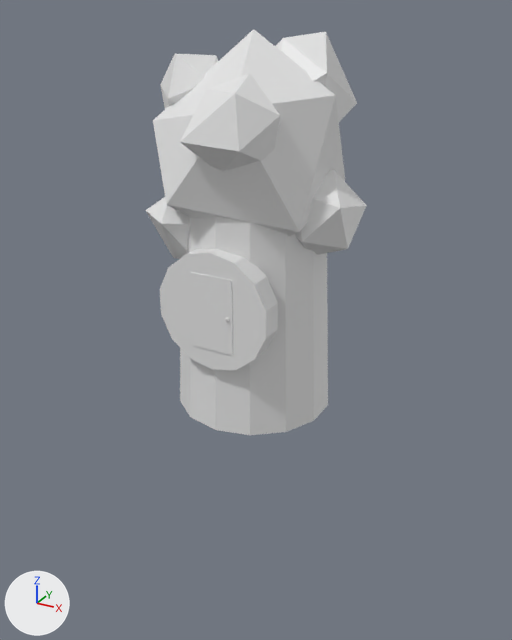
The FBX model Assets/Models/LowPolyHouse1.fbx: old version first, new version second.
One viewpoint serves both versions: a 50 mm camera at (14.5, -26.3, 14.8) aimed at (0.1, -0.1, 1.7). Arrows for +X, +Y and +Z are at lower left; the lights stay in place. Where no turn or scale is listed for an object, it has been applied to the vertices.

The first picture shows 'Door', 'House1', 'Roof'.
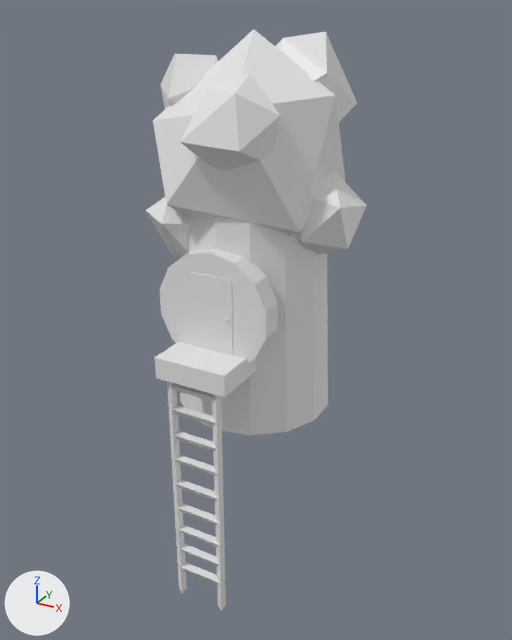
Changed parts and their boxes [x1, y1, x2, y2] in the pictures (512 x 640 px):
'House1', reshaped (17% wider): before [180, 216, 328, 435]; after [155, 216, 328, 435]
'Ladder', added: after [167, 381, 226, 611]
part 1 of me_base, added: after [155, 342, 256, 397]

Patch to the scene script:
```diff
--- a/Assets/Models/LowPolyHouse1.fbx.py
+++ b/Assets/Models/LowPolyHouse1.fbx.py
@@ me_base @@
 me_base.from_pydata(...)  # 28 vertices, 16 faces; spans x -3.51..3.51, y -3.6..3.6, z -2.28..7.82
 # used by ob_house1; location = (0.0, 0.0, 0.0)
+# me_base part 1: a new loose piece, a box spanning x -1.64..1.69, y -5.5..-2.37, z 0.8..1.75
@@ me_cylinder @@
+me_cylinder.from_pydata(...)  # 66 vertices, 55 faces; spans x -1.35..1.18, y -0.19..0.19, z -6.11..6.11
@@ ob_ladder @@
+ob_ladder = bpy.data.objects.new('Ladder', me_cylinder)
+ob_ladder.location = (0.0, -5.13, -4.68)
```
